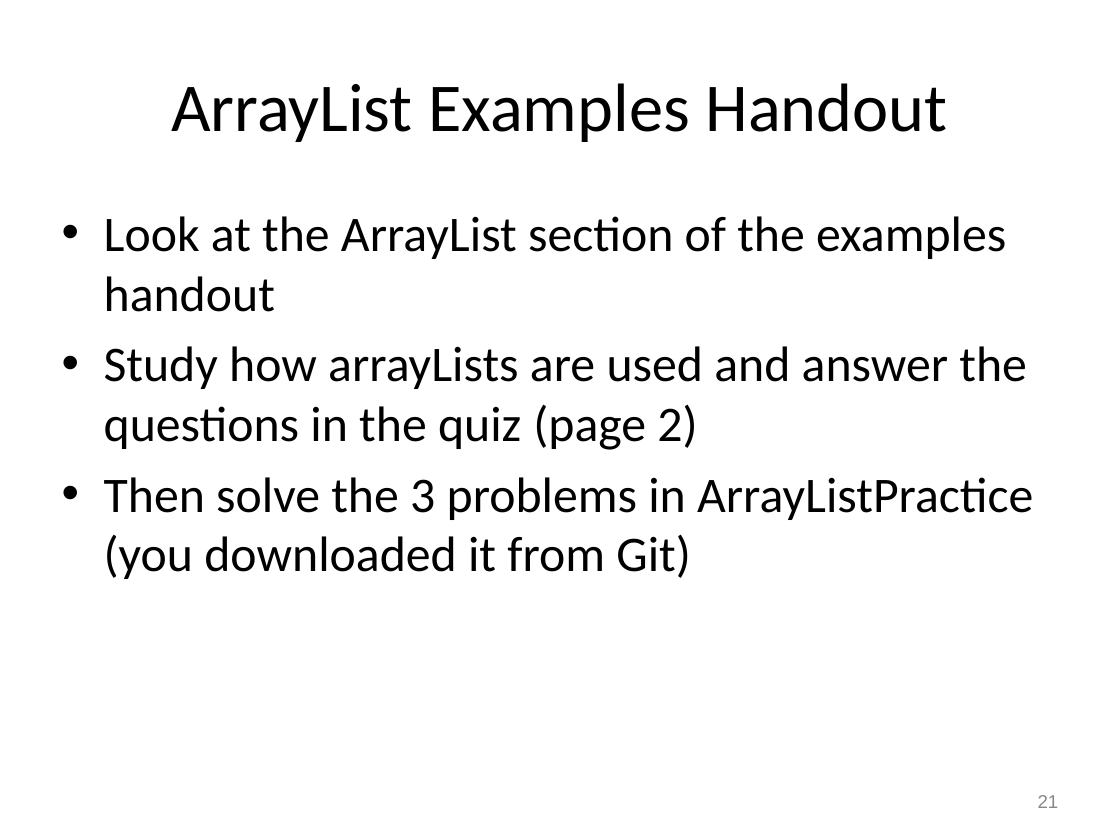
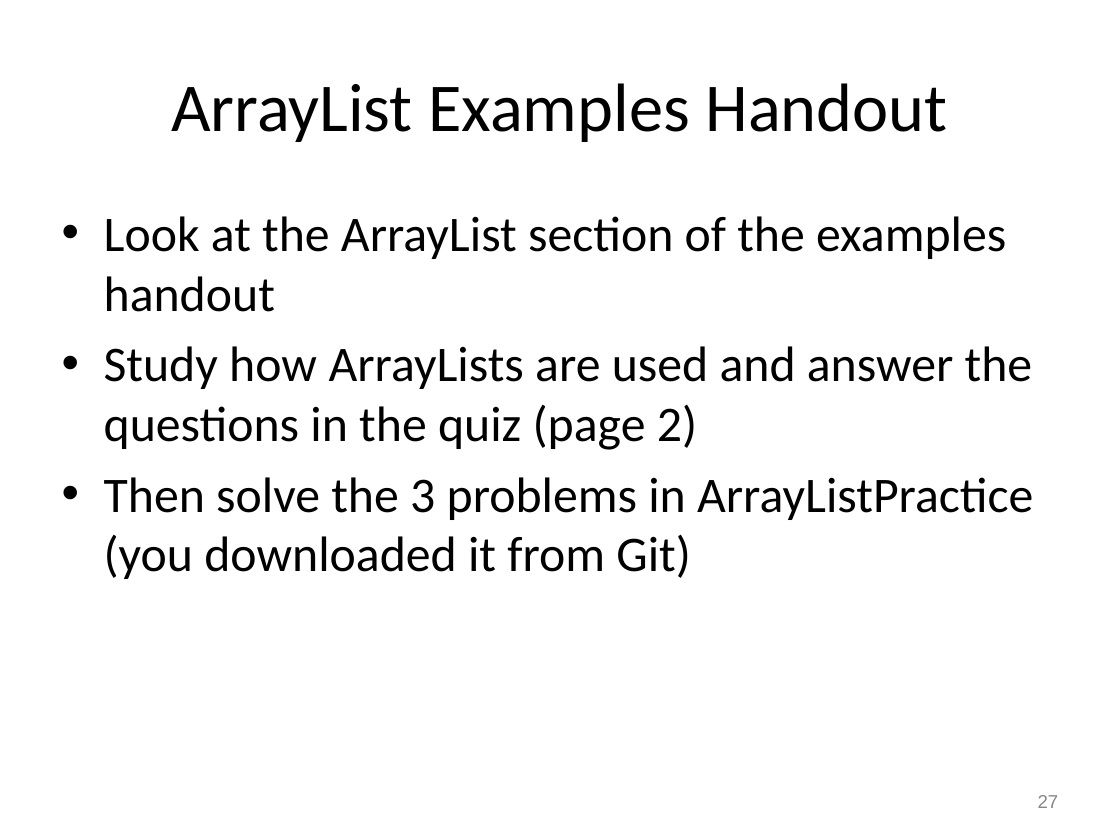
Before and after one commit to RHIT-CSSE/csse220, a slide deck: slide 27 of ClassMaterials/ArraysAndLists/Slides/Arrays and Lists.pptx (slide 21 before the commit). Drawn at 1120x840 pixels with LibreOffice and Linux fonts; fonts in the diff are those of the drawing. Boxes give left, top, right and bottom in pixels: in the first picture for what was removed or moved away, otherwise in the second. Text is boxed around its words. In the diff, an @@ line names an element or a change of style, - is before the commit and + after.

```diff
--- a/ClassMaterials/ArraysAndLists/Slides/Arrays and Lists.pptx
+++ b/ClassMaterials/ArraysAndLists/Slides/Arrays and Lists.pptx
@@ text at bbox=[104, 346, 1033, 450]: text changed @@
-• Study how arrayLists are used and answer the questions in the quiz (page 2)
+• Study how ArrayLists are used and answer the questions in the quiz (page 2)
@@ page number at bbox=[1038, 795, 1059, 808]: text changed @@
-21
+27
```
Also in this commit, not shown: 12 other slides changed, 9 slides added, 1 slide removed, 5 other files.
